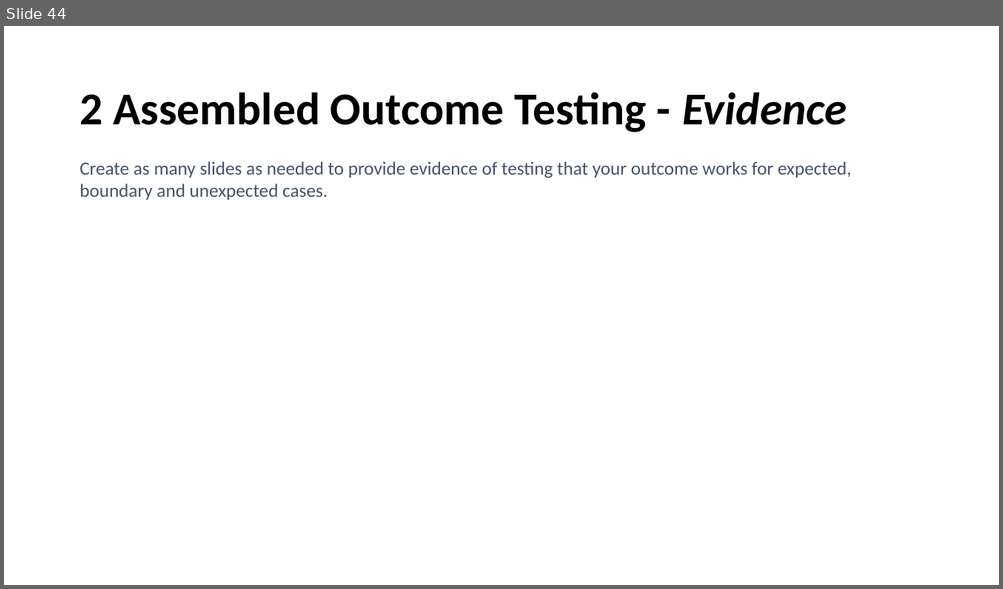
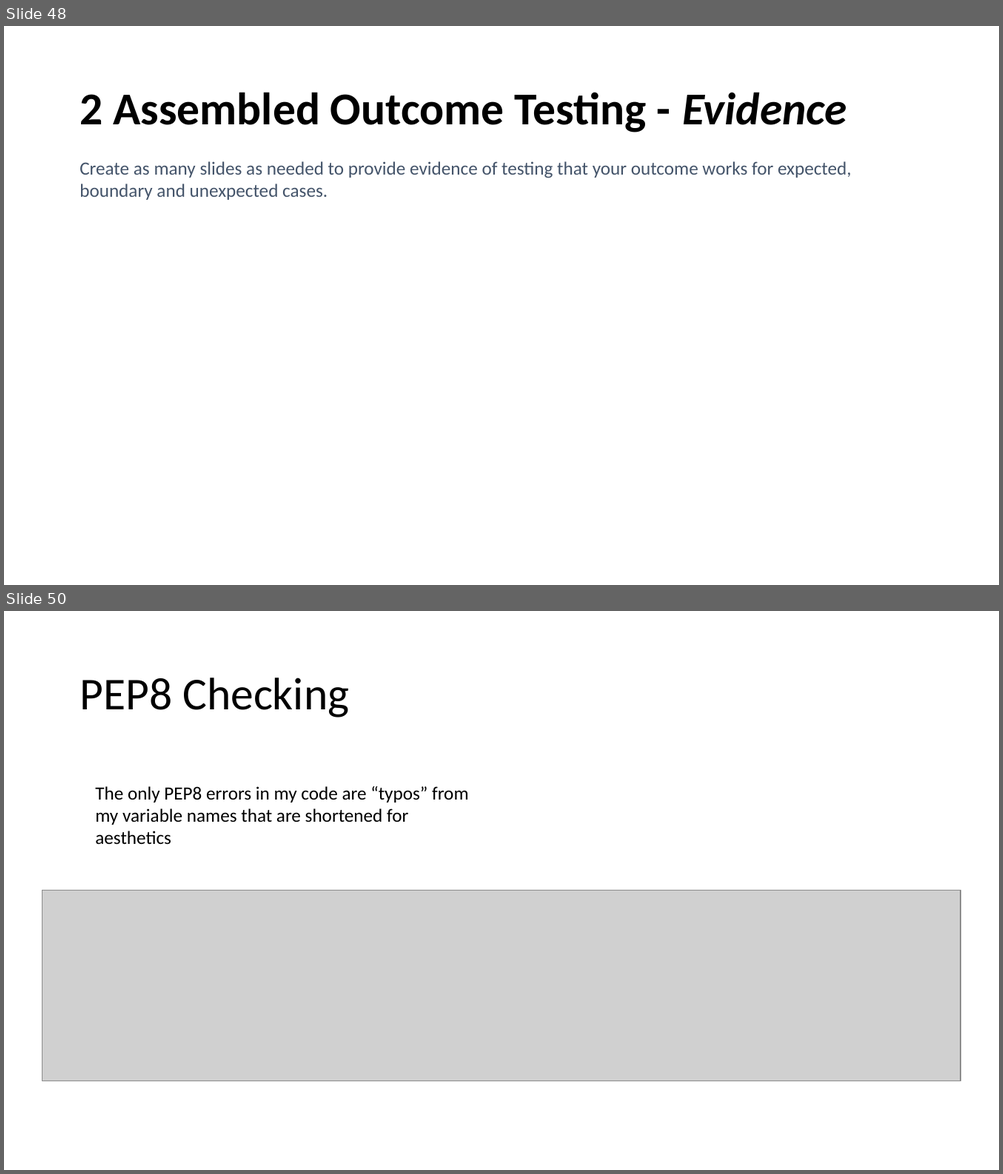
Before and after one commit to Samuel-Burgess/CS-Assesment-Programming, a slide deck: Documentation/3.7 and 3.8 Documentation Samuel Burgess.pptx. Shown one above the other, each under a label of ours: slide 44 before the commit, slides 48 and 50 after it; the slides between them are not shown. The pictures are 1003x589 and 1003x1174 pixels, drawn with LibreOffice and Linux fonts; fonts in the diff are those of the drawing; grey boxes stand for pictures. Boxes give left, top, right and bottom in pixels: in the first picture for what was removed or moved away, otherwise in the second. Text is boxed around its words. In the diff, an @@ line names an element or a change of style, - is before the commit and + after.

```diff
--- a/Documentation/3.7 and 3.8 Documentation Samuel Burgess.pptx
+++ b/Documentation/3.7 and 3.8 Documentation Samuel Burgess.pptx
@@ slide 50 added at box(4, 611, 999, 1170), background #FFFFFF @@
@@ title added at box(79, 678, 349, 718), 44 pt, text #000000 @@
+PEP8 Checking
@@ text added at box(95, 786, 468, 845), 18 pt, text #000000 @@
+The only PEP8 errors in my code are “typos” from my variable names that are shortened for aesthetics
@@ picture added at box(42, 891, 960, 1082) @@
@@ what was slide 44 is now slide 48 @@
```
Also in this commit, not shown: 5 slides changed, 7 other slides added, 1 slide removed, 6 other files.
